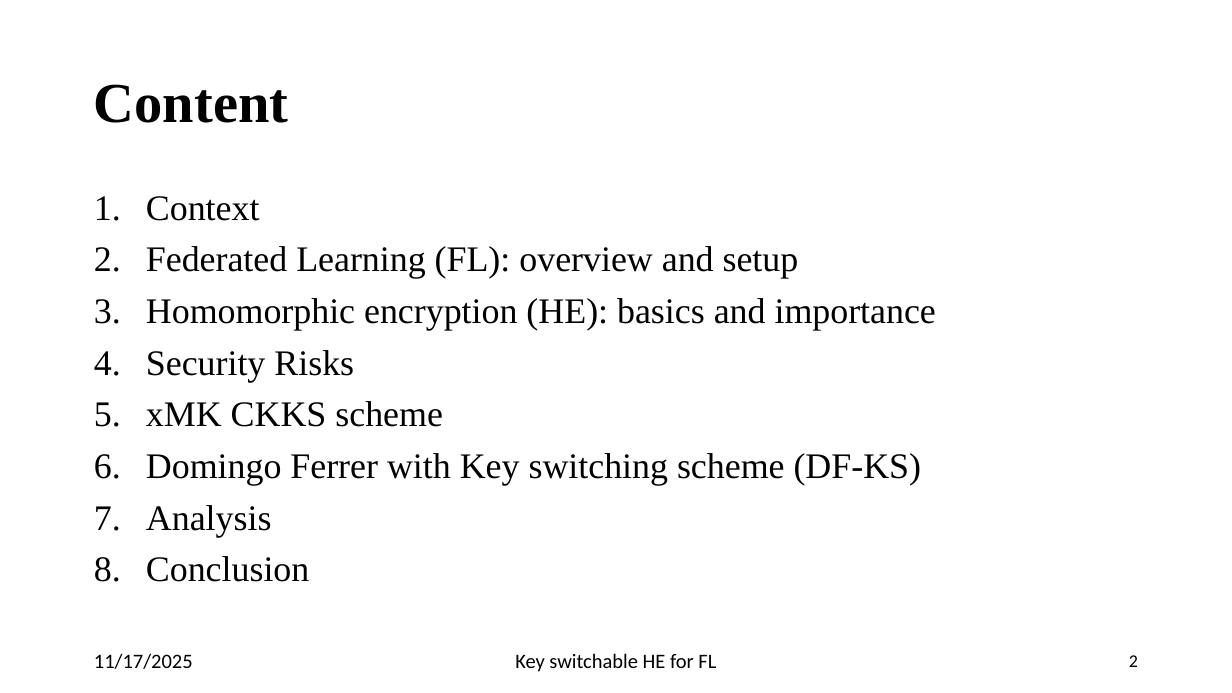
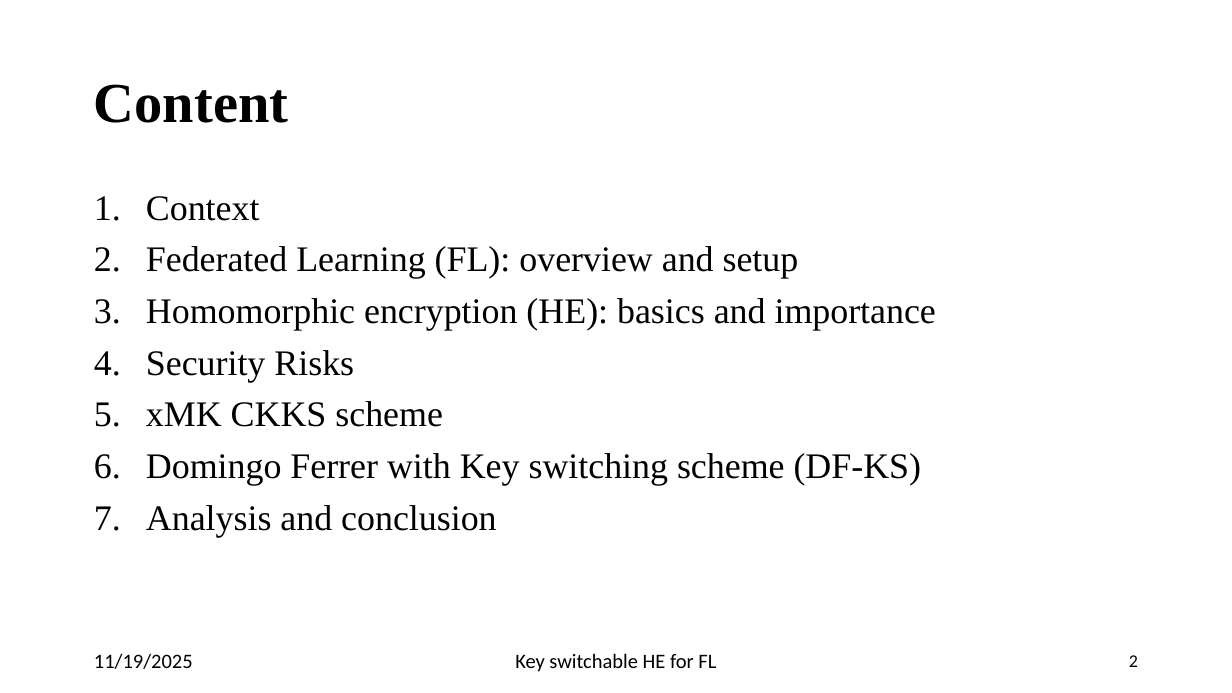
Before and after one commit to pyb0b/master-thesis-report, a slide deck: slide 2 of Final Presentation.pptx. Drawn at 1232x693 pixels with LibreOffice and Linux fonts; fonts in the diff are those of the drawing. Boxes give left, top, right and bottom in pixels: in the first picture for what was removed or moved away, otherwise in the second. Text is boxed around its words. In the diff, an @@ line names an element or a change of style, - is before the commit and + after.

```diff
--- a/Final Presentation.pptx
+++ b/Final Presentation.pptx
@@ text at (146, 505, 496, 537): text changed @@
-7. Analysis
-8. Conclusion
+7. Analysis and conclusion
@@ text at (94, 653, 193, 669): text changed @@
-11/17/2025
+11/19/2025
```
Also in this commit, not shown: 12 other slides changed, 6 slides added.
